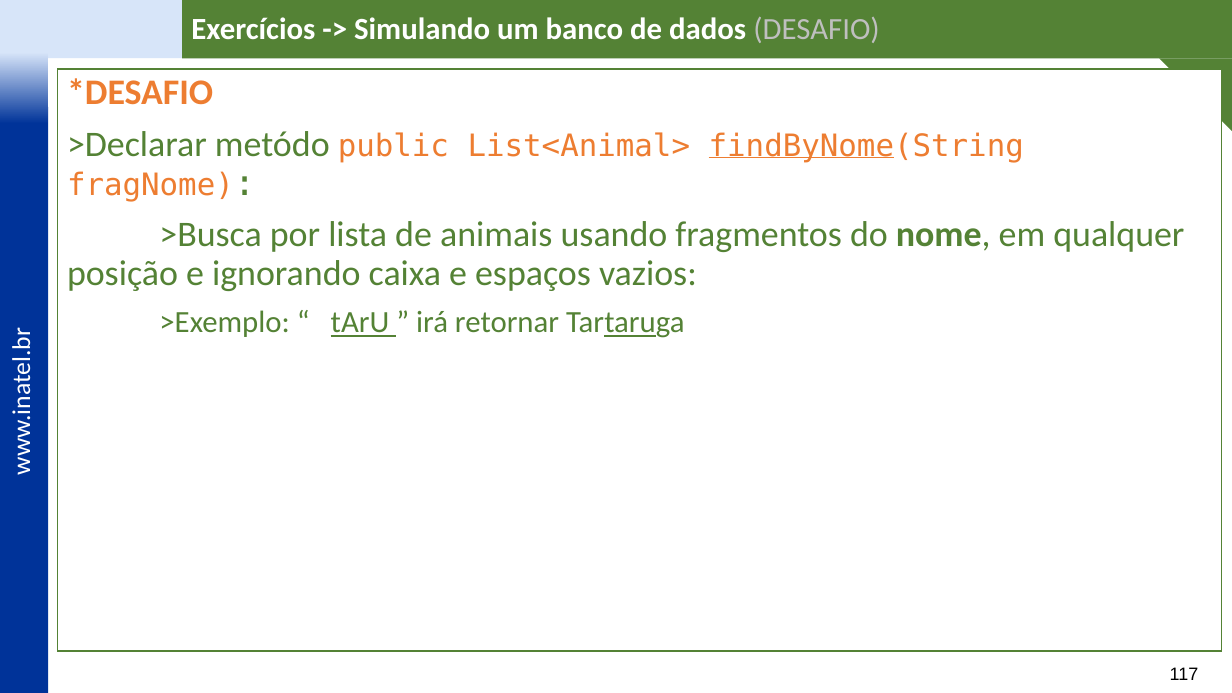
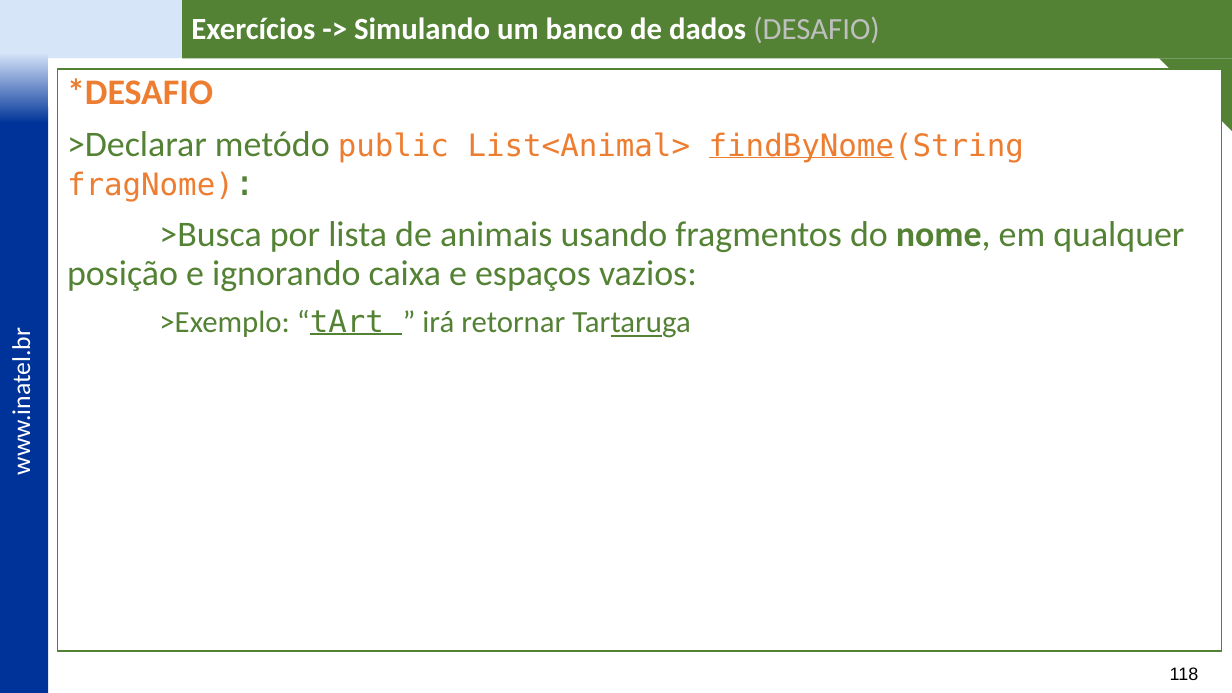
Before and after one commit to vitor-figueiredo/Lab_JavaCollections, a slide deck: slide 118 of _docs/IDP Labs - Java Collections - v3.pptx (slide 117 before the commit). Drawn at 1232x693 pixels with LibreOffice and Linux fonts; fonts in the diff are those of the drawing; background and template pictures are left out. Boxes give left, top, right and bottom in pixels: in the first picture for what was removed or moved away, otherwise in the second. Text is boxed around its words. In the diff, an @@ line names an element or a change of style, - is before the commit and + after.

```diff
--- a/_docs/IDP Labs - Java Collections - v3.pptx
+++ b/_docs/IDP Labs - Java Collections - v3.pptx
@@ text in rectangle at box(159, 309, 690, 338): text changed @@
->Exemplo: “ tArU ” irá retornar Tartaruga
+>Exemplo: “tArt ” irá retornar Tartaruga
@@ page number at box(1170, 667, 1199, 680): text changed @@
-117
+118
```
Also in this commit, not shown: 6 other slides changed, 1 slide added, 17 other files.
